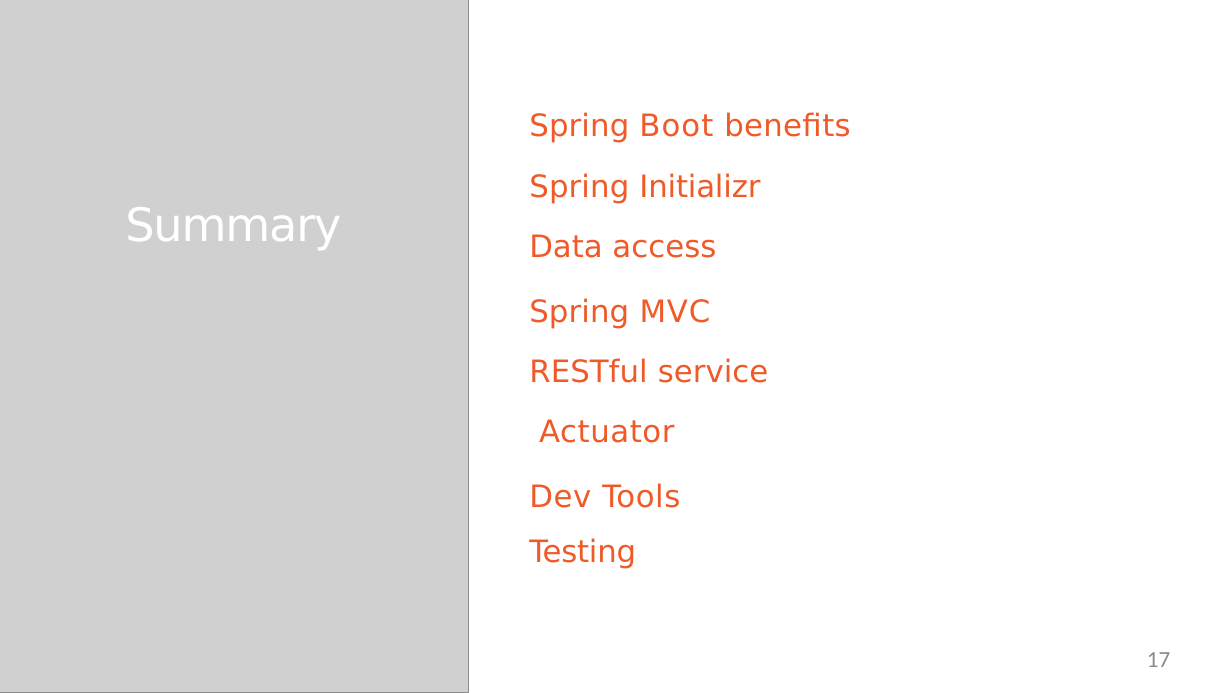
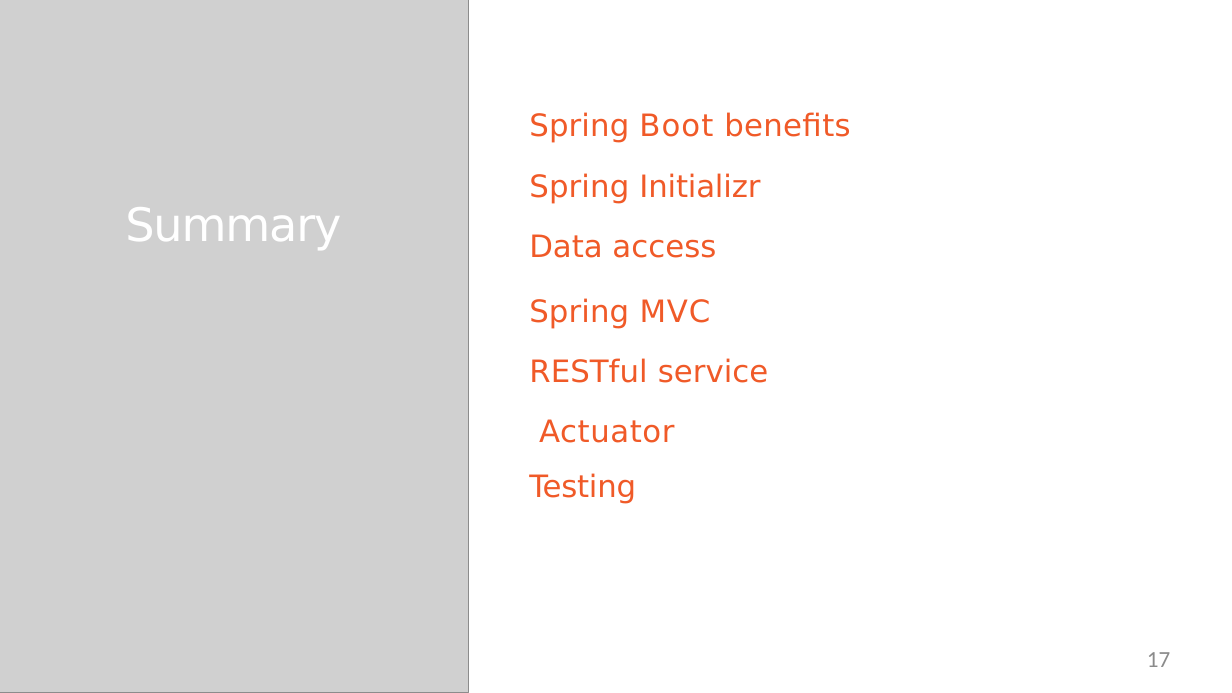
Before and after one commit to naveenkumar773747/GS-Training, a slide deck: slide 17 of Training Materials/4. Spring Boot/Slides/8.Testing with Spring Boot/testing-with-spring-boot-slides.pptx. Drawn at 1232x693 pixels with LibreOffice and Linux fonts; fonts in the diff are those of the drawing; grey boxes stand for pictures. Boxes give left, top, right and bottom in pixels: in the first picture for what was removed or moved away, otherwise in the second. Text is boxed around its words. In the diff, an @@ line names an element or a change of style, - is before the commit and + after.

```diff
--- a/Training Materials/4. Spring Boot/Slides/8.Testing with Spring Boot/testing-with-spring-boot-slides.pptx
+++ b/Training Materials/4. Spring Boot/Slides/8.Testing with Spring Boot/testing-with-spring-boot-slides.pptx
@@ text at (529, 483, 680, 508): paragraph removed @@
-Dev Tools
```
Also in this commit, not shown: 1 other slide changed, 4 other files.
